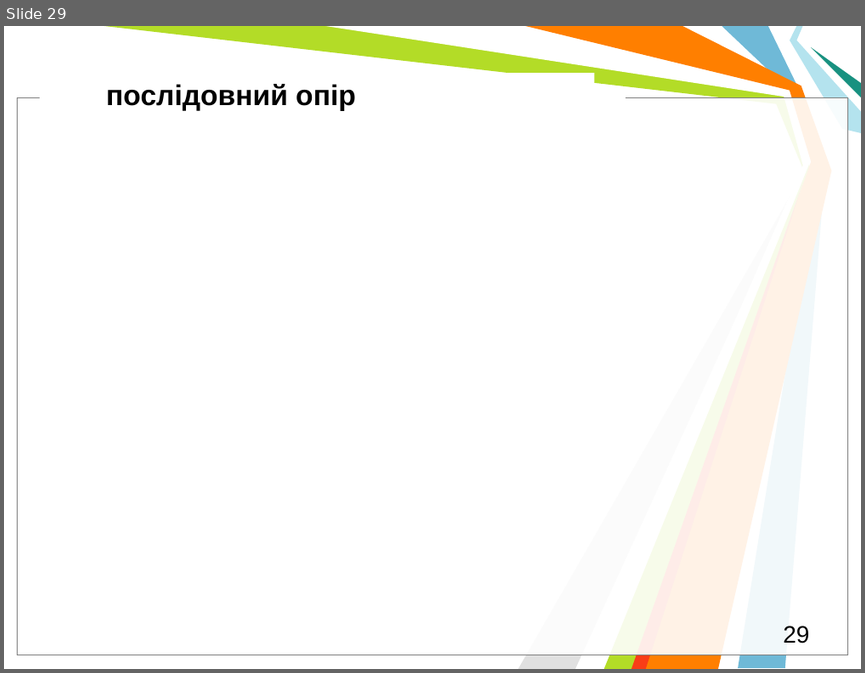
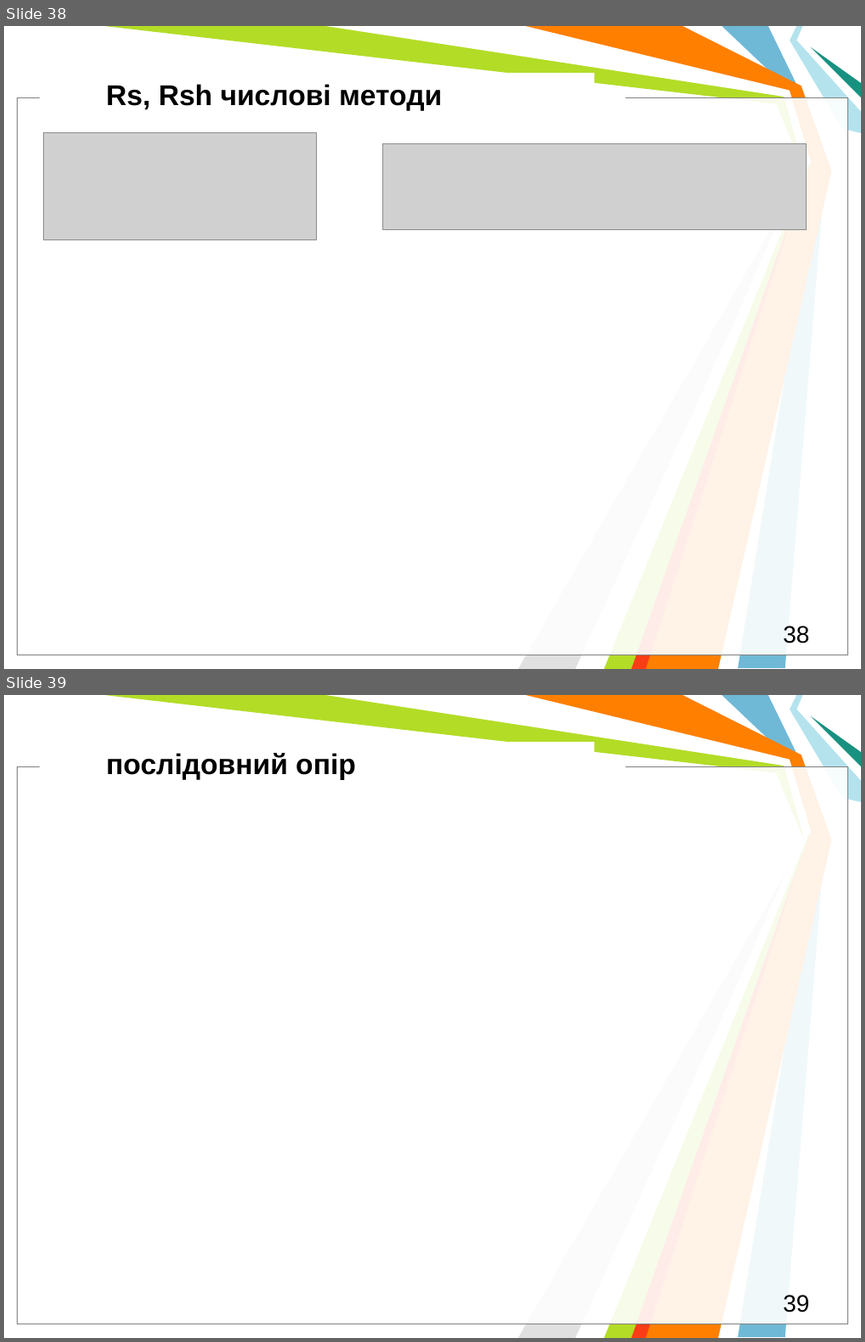
Before and after one commit to l432/NMK, a slide deck: Lecture/DAAD/DAAD_Models.pptm. Shown one above the other, each under a label of ours: slide 29 before the commit, slides 38 and 39 after it. The pictures are 865x673 and 865x1342 pixels, drawn with LibreOffice and Linux fonts; fonts in the diff are those of the drawing; grey boxes stand for pictures; background and template pictures are left out. Boxes give left, top, right and bottom in pixels: in the first picture for what was removed or moved away, otherwise in the second. Text is boxed around its words. In the diff, an @@ line names an element or a change of style, - is before the commit and + after.

```diff
--- a/Lecture/DAAD/DAAD_Models.pptm
+++ b/Lecture/DAAD/DAAD_Models.pptm
@@ slide 38 added at <box>4,26,861,669</box>, background #FFFFFF; not listed: 11 template elements that a slide beside it also shows @@
@@ text added at <box>106,84,442,111</box>, 24 pt, text #000000, bold @@
+Rs, Rsh числові методи
@@ picture added at <box>44,133,318,240</box> @@
@@ picture added at <box>383,143,806,230</box> @@
@@ page number added at <box>783,625,809,643</box>, 20 pt, text #000000 @@
+38
@@ what was slide 29 is now slide 39 @@
@@ page number at <box>783,1294,809,1312</box>: text changed @@
-29
+39
```
Also in this commit, not shown: 5 slides changed, 11 other slides added, 2 slides removed, 19 other files.
